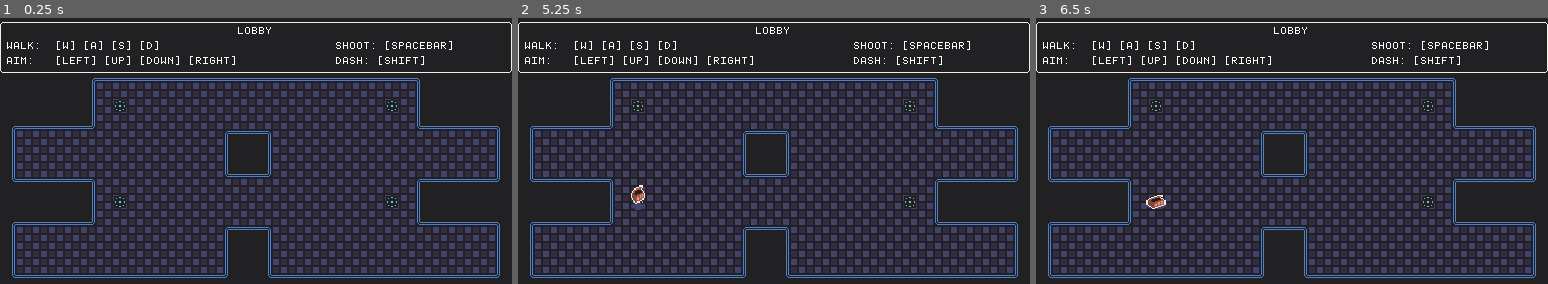
Above: before the commit, frames 1-3 (left to right).
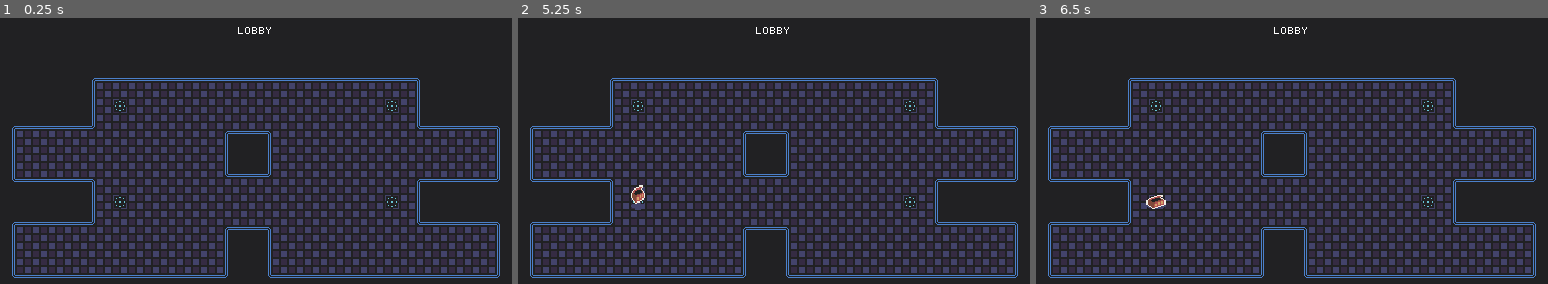
Above: after the commit, the same moments.

Repository: InsomniaWins/shots-and-guns
Game: Godot game, scene res://scenes/lobby/lobby.tscn
Two runs of this game, one before a commit and one after it. Both use one fixed random seed, a clock stepped at 60 frames per second and the inputs below. This scene is started directly instead of the project's main scene.
Inputs (mouse positions are in pixels of both pictures, inside the frame that each line leads up to):
- Up to frame 1 (0.25 s): no input
- Up to frame 2 (5.25 s): tap Enter at 0.5, 2, 3.5 s; move the mouse to (886, 161) at 0.52 s; hold D (menu_move_right) 0.53-1.28 s; tap Shift (dash) every 1.5 s from 0.6 to 5.1 s; click (886, 161) at 0.67 s; tap Space (menu_select) at 1.25, 2.75, 4.25 s; move the mouse to (671, 193) at 1.27 s; hold S (menu_move_down) 1.28-2.03 s; click (671, 193) at 1.35 s; move the mouse to (825, 108) at 2.02 s; hold D (menu_move_right) 2.03-2.78 s; move the mouse to (748, 241) at 2.77 s; hold W (menu_move_up) 2.78-3.53 s; click (748, 241) at 2.85 s; move the mouse to (927, 225) at 3.52 s; hold A (menu_move_left) 3.53-5.03 s; move the mouse to (620, 129) at 4.27 s; click (620, 129) at 4.35 s; move the mouse to (799, 177) at 5.02 s; hold S (menu_move_down) from 5.03 s (still down); click (799, 177) at 5.17 s
- Up to frame 3 (6.5 s): move the mouse to (1215, 97) at 5.77 s; release S (menu_move_down) at 5.78 s; hold D (menu_move_right) from 5.78 s (still down); click (1215, 97) at 5.85 s

The runs differ from the first frame. In frame 1, 1.6% of the frame differs, in the area x 0-100%, y 1-21%; in frame 2, 1.6%; in frame 3, 1.6%.

Commit message:
1.2.2
- player can now leave a match after it has already started
- settings now save

Diff:
--- a/autoload/settings.gd
+++ b/autoload/settings.gd
@@ -7,6 +7,37 @@
 
 var input_mode:int = InputMode.KEYBOARD_AND_MOUSE
 var accept_input:bool = true
+
+
+func _ready():
+	load_settings()
+
+
+func load_settings():
+	var config_file:ConfigFile = ConfigFile.new()
+	var err:int = config_file.load("user://settings.cfg")
+
+	if err != OK:
+		return
+
+	input_mode = config_file.get_value("gameplay", "input_mode", input_mode)
+
+	Network.my_information.username = config_file.get_value("cosmetics", "username", Network.my_information.username)
+	Network.my_information.hat = config_file.get_value("cosmetics", "hat", Network.my_information.hat)
+	Network.my_information.color = config_file.get_value("cosmetics", "color", Network.my_information.color)
+
+
+func save_settings():
+	var config_file:ConfigFile = ConfigFile.new()
+
+	config_file.set_value("gameplay", "input_mode", input_mode)
+
+	config_file.set_value("cosmetics", "username", Network.my_information.username)
+	config_file.set_value("cosmetics", "hat", Network.my_information.hat)
+	config_file.set_value("cosmetics", "color", Network.my_information.color)
+
+	config_file.save("user://settings.cfg")
+
 
 func _notification(what):
 	match what:
--- a/project.godot
+++ b/project.godot
@@ -99,6 +99,12 @@
 , Object(InputEventJoypadMotion,"resource_local_to_scene":false,"resource_name":"","device":-1,"axis":0,"axis_value":-1.0,"script":null)
 ]
 }
+aim_down={
+"deadzone": 0.5,
+"events": [Object(InputEventKey,"resource_local_to_scene":false,"resource_name":"","device":-1,"window_id":0,"alt_pressed":false,"shift_pressed":false,"ctrl_pressed":false,"meta_pressed":false,"pressed":false,"keycode":0,"physical_keycode":4194322,"key_label":0,"unicode":0,"echo":false,"script":null)
+, Object(InputEventJoypadMotion,"resource_local_to_scene":false,"resource_name":"","device":-1,"axis":3,"axis_value":1.0,"script":null)
+]
+}
 select={
 "deadzone": 0.5,
 "events": [Object(InputEventKey,"resource_local_to_scene":false,"resource_name":"","device":-1,"window_id":0,"alt_pressed":false,"shift_pressed":false,"ctrl_pressed":false,"meta_pressed":false,"pressed":false,"keycode":0,"physical_keycode":32,"key_label":0,"unicode":32,"echo":false,"script":null)
--- a/scenes/levels/level.gd
+++ b/scenes/levels/level.gd
@@ -130,12 +130,16 @@
 
 		if player.is_local():
 			player.global_position = get_new_player_respawn_position()
+			player.requested_quit_game.connect(leave_game)
 
 		total_players.append(player.peer_id)
 
 		if Network.is_online() and multiplayer.is_server():
 			player.eliminated.connect(player_eliminated)
 
+
+func leave_game():
+	Network.leave_game()
 
 
 func player_eliminated(player_node:CharacterBody2D) -> void:
--- a/scenes/lobby/lobby.tscn
+++ b/scenes/lobby/lobby.tscn
@@ -256,41 +256,6 @@
 "
 horizontal_alignment = 1
 
-[node name="Panel" type="ColorRect" parent="Label"]
-show_behind_parent = true
-layout_mode = 1
-anchors_preset = 15
-anchor_right = 1.0
-anchor_bottom = 1.0
-offset_bottom = 36.0
-grow_horizontal = 2
-grow_vertical = 2
-color = Color(0.129412, 0.129412, 0.137255, 1)
-
-[node name="NinePatchRect" type="NinePatchRect" parent="Label/Panel"]
-layout_mode = 1
-anchors_preset = 15
-anchor_right = 1.0
-anchor_bottom = 1.0
-offset_top = -3.0
-grow_horizontal = 2
-grow_vertical = 2
-texture = ExtResource("3_shq0y")
-patch_margin_left = 3
-patch_margin_top = 3
-patch_margin_right = 3
-patch_margin_bottom = 3
-
-[node name="ControlsLabel" type="Label" parent="Label"]
-layout_mode = 0
-offset_left = 7.0
-offset_top = 15.0
-offset_right = 455.0
-offset_bottom = 72.0
-theme_override_fonts/font = ExtResource("2_8l7bb")
-text = "WALK:  [W] [A] [S] [D]                         SHOOT: [SPACEBAR]
-AIM:   [LEFT] [UP] [DOWN] [RIGHT]              DASH: [SHIFT]"
-
 [node name="Outline" type="NinePatchRect" parent="."]
 visible = false
 layout_mode = 2
--- a/scenes/settings_screen/settings_screen.gd
+++ b/scenes/settings_screen/settings_screen.gd
@@ -32,7 +32,9 @@
 
 	match button_name:
 		"BACK":
+			Settings.save_settings()
 			SceneManager.change_scene("res://scenes/titlescreen/titlescreen.tscn")
+
 
 		"CHANGE INPUT MODE":
 			change_input_mode()
--- a/scenes/titlescreen/titlescreen.gd
+++ b/scenes/titlescreen/titlescreen.gd
@@ -16,6 +16,7 @@
 
 func _ready():
 	username_edit_node.text = Network.my_information.username
+
 	update_hat_texture()
 	update_body_color()
 	update_username()
@@ -150,6 +151,7 @@
 			edit_character_menu_node.deactivate()
 			main_menu_node.activate()
 			character_editor_node.visible = false
+			Settings.save_settings()
 		"USERNAME":
 			edit_character_menu_node.deactivate()
 			$CharacterEditor/UsernameEdit.grab_focus()
